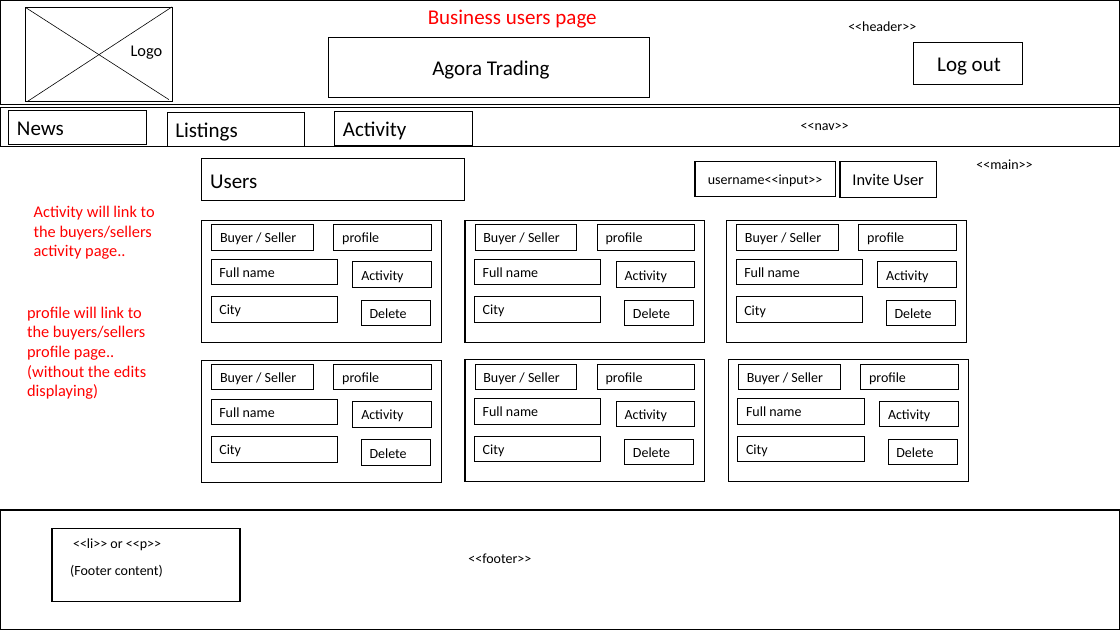
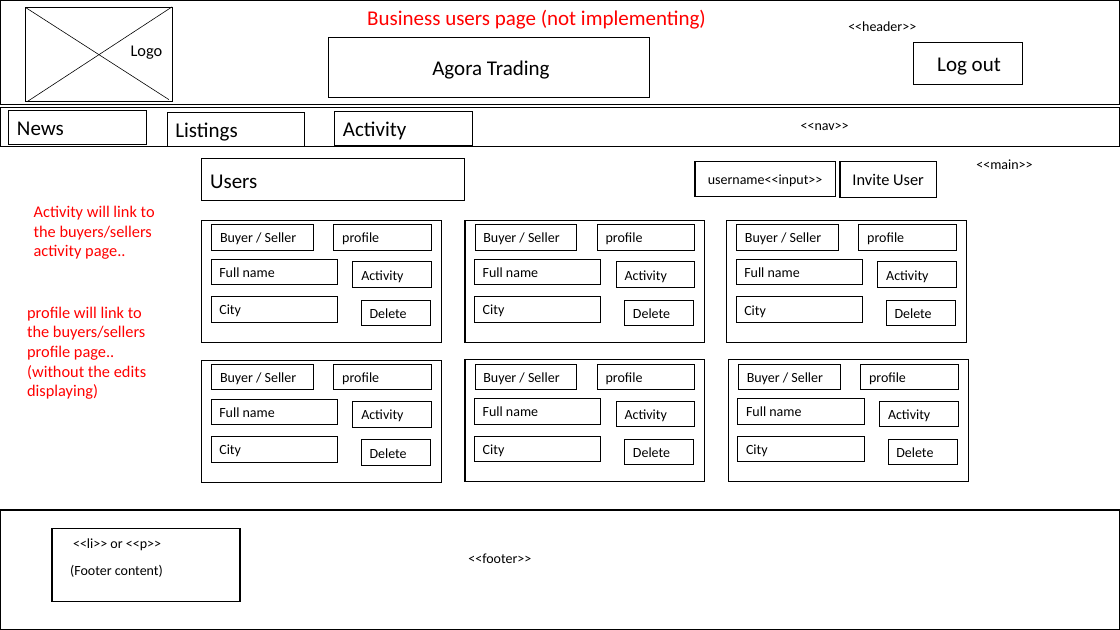
Before and after one commit to jameshutchy/Best-Practice-PHP, a slide deck: slide 13 of BCDE224 - Assessment 2 - James Hutchinson/BCDE244-Assesment 2 - James Hutchinson.pptx. Drawn at 1120x630 pixels with LibreOffice and Linux fonts; fonts in the diff are those of the drawing. Boxes give left, top, right and bottom in pixels: in the first picture for what was removed or moved away, otherwise in the second. Text is boxed around its words. In the diff, an @@ line names an element or a change of style, - is before the commit and + after.

```diff
--- a/BCDE224 - Assessment 2 - James Hutchinson/BCDE244-Assesment 2 - James Hutchinson.pptx
+++ b/BCDE224 - Assessment 2 - James Hutchinson/BCDE244-Assesment 2 - James Hutchinson.pptx
@@ text at (367,10,706,29): text changed @@
-Business users page
+Business users page (not implementing)
```
Also in this commit, not shown: 8 other slides changed, 21 slides added, 1 slide removed, 10 other files.
